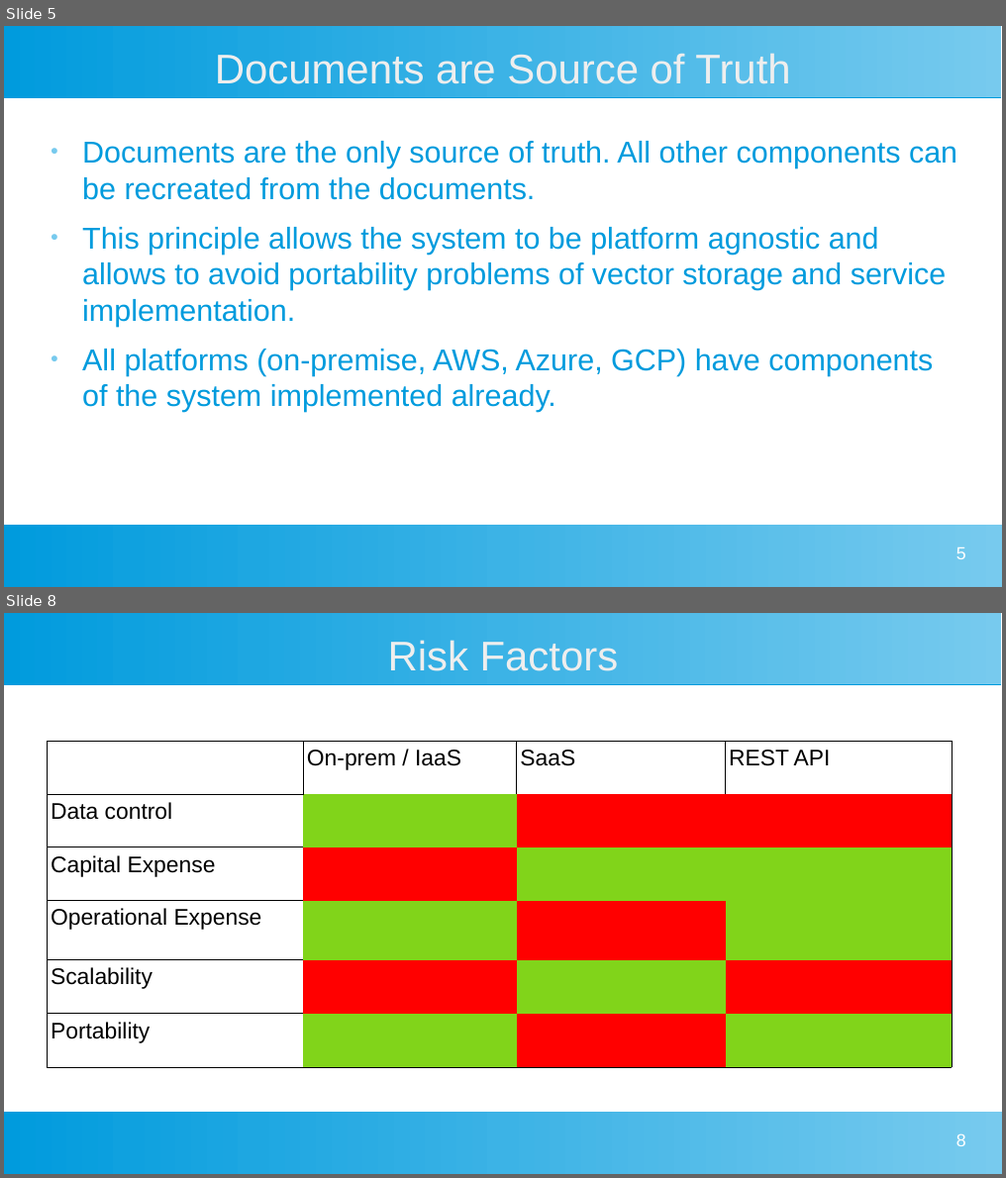
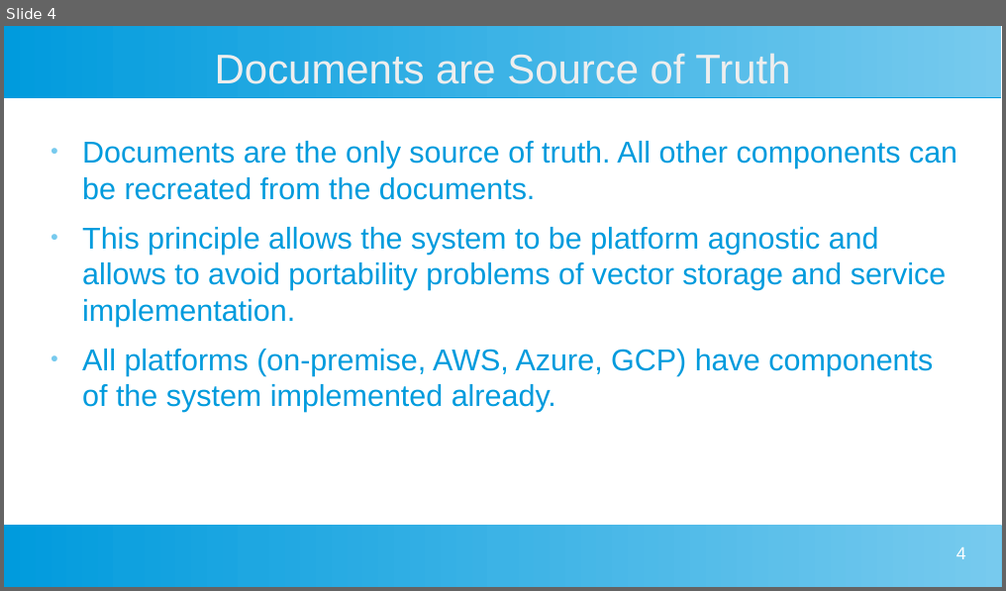
Before and after one commit to DarlowieTechnology/a_bridge_too_far, a slide deck: webapp/indexer/Indexer Architecture.pptx. Shown one above the other, each under a label of ours: slides 5 and 8 before the commit, slide 4 after it; the slides between them are not shown. The pictures are 1006x1178 and 1006x591 pixels, drawn with LibreOffice and Linux fonts; fonts in the diff are those of the drawing. Boxes give left, top, right and bottom in pixels: in the first picture for what was removed or moved away, otherwise in the second. Text is boxed around its words. In the diff, an @@ line names an element or a change of style, - is before the commit and + after.

```diff
--- a/webapp/indexer/Indexer Architecture.pptx
+++ b/webapp/indexer/Indexer Architecture.pptx
@@ slide 8 removed at (x1=4, y1=613, x2=1002, y2=1174), background #FFFFFF; not listed: 2 template elements that a slide beside it also shows @@
@@ title removed at (x1=388, y1=640, x2=619, y2=671) @@
-Risk Factors
@@ table removed at (x1=48, y1=741, x2=952, y2=1067), 6 rows, 4 columns @@
- | On-prem / IaaS | SaaS | REST API
-Data control |  |  | 
-Capital Expense |  |  | 
-Operational Expense |  |  | 
-Scalability |  |  | 
-Portability |  |  | 
@@ page number removed at (x1=956, y1=1134, x2=966, y2=1147) @@
-8
@@ what was slide 5 is now slide 4 @@
@@ page number at (x1=956, y1=548, x2=966, y2=560): text changed @@
-5
+4
```
Also in this commit, not shown: 1 slide changed, 2 slides added, 4 other slides removed, 18 other files.
